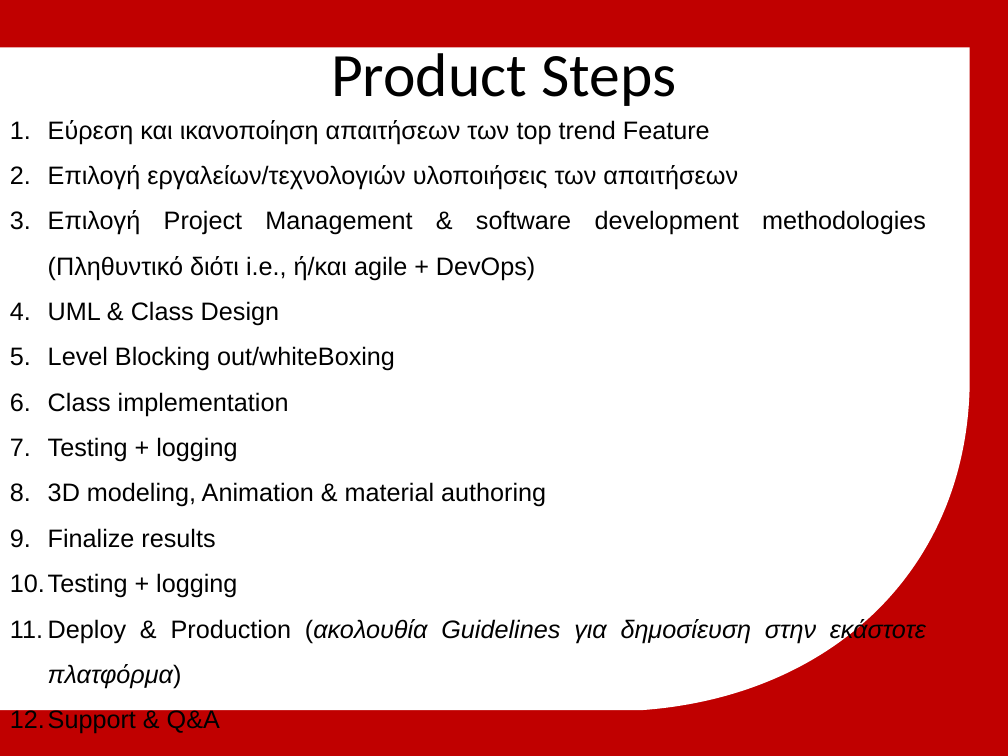
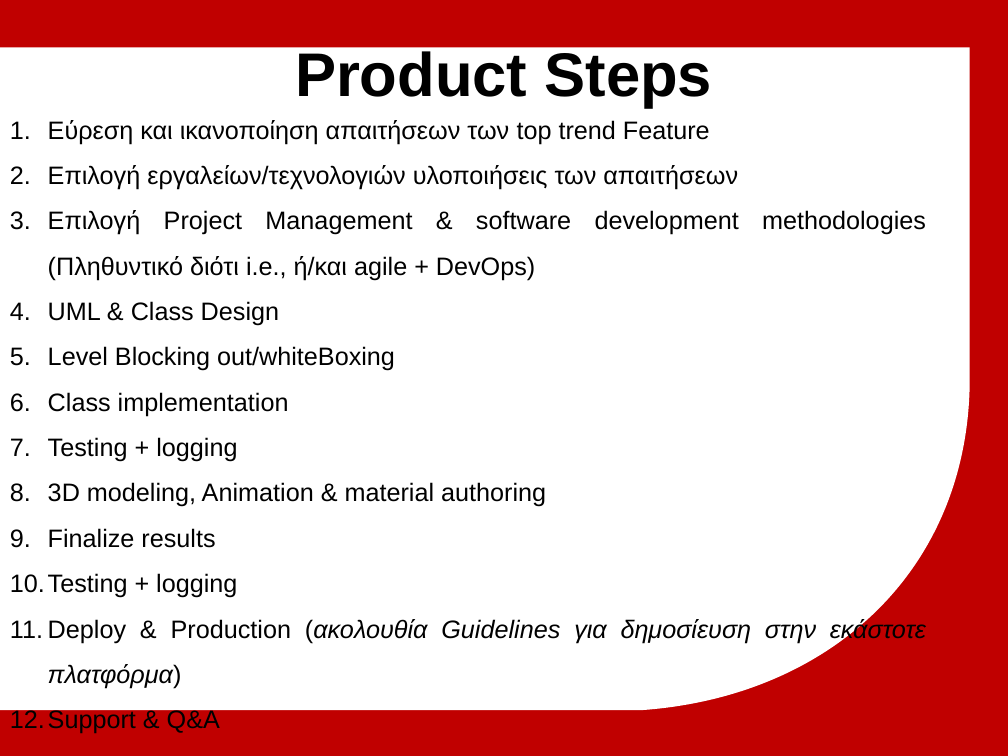
Before and after one commit to michailmarkou1995/BSc-Computer-Science-Projects, a slide deck: slide 10 of MENTAL WEALTH PROFESSIONAL LIFE 3 (PROJECT) (CN6000)/Research_Thesis_Main/Μητροπολιτικό Κολλέγιο_ΣΕΚΦ[Μιχαηλ Μαρκου] Advanced multiplayer game mechanics.pptx (slide 11 before the commit). Drawn at 1008x756 pixels with LibreOffice and Linux fonts; fonts in the diff are those of the drawing; background and template pictures are left out. Boxes give left, top, right and bottom in pixels: in the first picture for what was removed or moved away, otherwise in the second. Text is boxed around its words. In the diff, an @@ line names an element or a change of style, - is before the commit and + after.

```diff
--- a/MENTAL WEALTH PROFESSIONAL LIFE 3 (PROJECT) (CN6000)/Research_Thesis_Main/Μητροπολιτικό Κολλέγιο_ΣΕΚΦ[Μιχαηλ Μαρκου] Advanced multiplayer game mechanics.pptx
+++ b/MENTAL WEALTH PROFESSIONAL LIFE 3 (PROJECT) (CN6000)/Research_Thesis_Main/Μητροπολιτικό Κολλέγιο_ΣΕΚΦ[Μιχαηλ Μαρκου] Advanced multiplayer game mechanics.pptx
@@ title "Product Steps" at (295,47,713,108): font Calibri to Arial, bold on @@
```
Also in this commit, not shown: 1 other slide changed, 2 slides removed.
